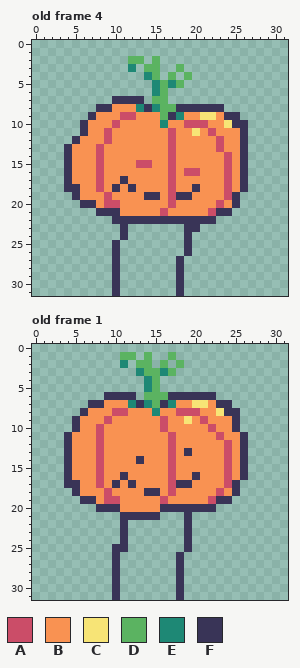
Two versions of one pixel-art file, Sprites/Kin/kin2.ase. The first picture shows the starting point.
32x32 pixels, 4 frames. Shown: old frame 4, old frame 1. The commit also changed other frames, which this record leaves out.
Palette (. is transparent): A #cb4d68  B #f99252  C #f7e476  D #5bb361  E #1e8875  F #393457
Pixels before, old frame 4, first column x 4:
 2 ........DD.D...........
 3 ........E.DD..D........
 4 ..........ED.D.D.......
 5 ...........EDED........
 6 ...........ED..........
 7 ......FFFF.DD..........
 8 ....FFBBBEFEDDFFFFFF...
 9 ...FBBBAABBBDFEBBCCBFF.
10 ..FBBBABBBBBEBBAAABBCFF
11 ..FBBABBBBBBBABBCBABBBF
12 .FBBBABBBBBBBABBBBBABBF
13 FBBBABBBBBBBBABBBBBABBF
14 FBBBABBBBBBBBABBBBBBABF
15 FBBBABBBBAABBABBBBBBABF
16 FBBBABBBBBBBBABAABBBABF
17 FBBBABBFBBBBBABBBBBBABF
18 FFBBABFBFBBBBABBFBBBABF
19 .FBBBABBBBFFBAFFBBBBAF.
20 ..FFBAABBBBBBABBBBBABF.
21 ....FFFBBBBBABBBBBAFF..
22 ......FFFFFFFFFFFFF....
23 .......F.......FF......
24 .......F.......F.......
25 ......F........F.......
26 ......F........F.......
27 ......F.......F........
28 ......F.......F........
29 ......F.......F........
30 ......F.......F........
31 ......F.......F........
Pixels before, old frame 1, first column x 4:
 1 .......DD.D..D.........
 2 .......E.DD.D.D........
 3 .........EDDED.........
 4 ..........ED...........
 5 ..........ED...........
 6 .....FFFF.DDDFFFFFF....
 7 ...FFBBBEFEDFEBBCCBFF..
 8 ..FBBBAABBBEBBAAABBCFF.
 9 .FBBBABBBBBBABBCBABBBF.
10 .FBBABBBBBBBABBBBBABBF.
11 FBBBABBBBBBBBABBBBBABBF
12 FBBBABBBBBBBBABBBBBBABF
13 FBBBABBBBBBBBABFBBBBABF
14 FBBBABBBBFBBBABBBBBBABF
15 FBBBABBBBBBBBABBBBBBABF
16 FBBBABBFBBBBBABBFBBBABF
17 FFBBABFBFBBBBAFFBBBBAF.
18 .FBBBABBBBFFBABBBBBABF.
19 ..FFBAABBBBBABBBBBAFF..
20 ....FFFBBBBBFFFFFFF....
21 .......FFFFF...F.......
22 .......F.......F.......
23 .......F.......F.......
24 .......F.......F.......
25 ......FF.......F.......
26 ......F.......F........
27 ......F.......F........
28 ......F.......F........
29 ......F.......F........
30 ......F.......F........
31 ......F.......F........
And afterwards:
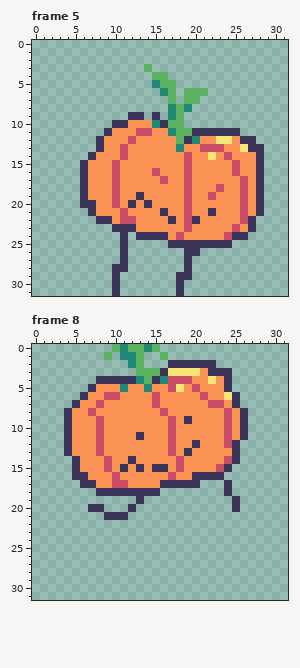
A new or re-ordered frame is compared with the old frame closest to it.
Edits made:
frames 4 -> 8
Changed rows in their new state; - is an unchanged pixel.
Frame 5 is new; against old frame 4:
first column x 4:
 2 --------..-.-------------
 3 --------.--.--.----------
 4 ----------.-D.-.---------
 5 -------------D.----------
 6 -----------.ED-DDD-------
 7 ------....-..D-DD--------
 8 ----.........EDE....-----
 9 ---.....FF.F.ED.......---
10 --....FF---EFDD........--
11 --...F---AA--EDDFFFFFF.--
12 -...FB--A----BDFE--CC--F-
13 ....F--A-----BE--AA---CFF
14 ...FB--A-----B-A--C---BBF
15 ..F-B-A--BB--B-A----BABBF
16 ..F-B-A----A-B--B---BABBF
17 ..F-B-AB----AB-A----B-ABF
18 ..F-B-A-B----B-AB--AB-ABF
19 -.F--BA--FBB-BBA--A-BBABF
20 -----B--F-F--B-A---B-BABF
21 ---FBBBA----F--A--FBBBABF
22 ----FFBAABBBB-BA-BBBBBAF-
23 ------F-FBBBBBBABBBBBABF-
24 ---------FFFFBABBBBBAFF--
25 ------.F-----FF-FFFFF----
26 ------.F--------F--------
27 ------.F------.F---------
28 -------F------.F---------
29 ---------------F---------
Frame 8 is new; against old frame 1:
first column x 4:
 0 ------DEDDED-----------
 1 -----D-EED.-D.---------
 2 -------.E-.-.FFFFFF----
 3 ---------D--FCCCCBFFF--
 4 ----FFFFFEDFEAAABBCBF--
 5 ---FBBBEBB-BBACBABBBF--
 6 --FBBAABBBBABBBBBABBCF-
 7 -FBBA---BBBABB--BBAABF-
 8 FBBA--BB---BA-BBB--BABF
 9 FB--AB------BA-F-B--ABF
10 FB----------BA----B-ABF
11 ---------F---------BA--
12 ----------------F----F.
13 --------------------BF.
14 .F--BA--FB---BA------F.
15 .F--BA-F-F-FFBA----AF..
16 .FF-B-AB---------FFF...
17 ..FFB-AAB---FF--F...F.-
18 -...FFFFFF--........F.-
19 --.......F...........F-
20 ---F-...F..........--F-
21 -----FF-....---.-------
22 -------.-------.-------
23 -------.-------.-------
24 -------.-------.-------
25 ------..-------.-------
26 ------.-------.--------
27 ------.-------.--------
28 ------.-------.--------
29 ------.-------.--------
30 ------.-------.--------
31 ------.-------.--------
